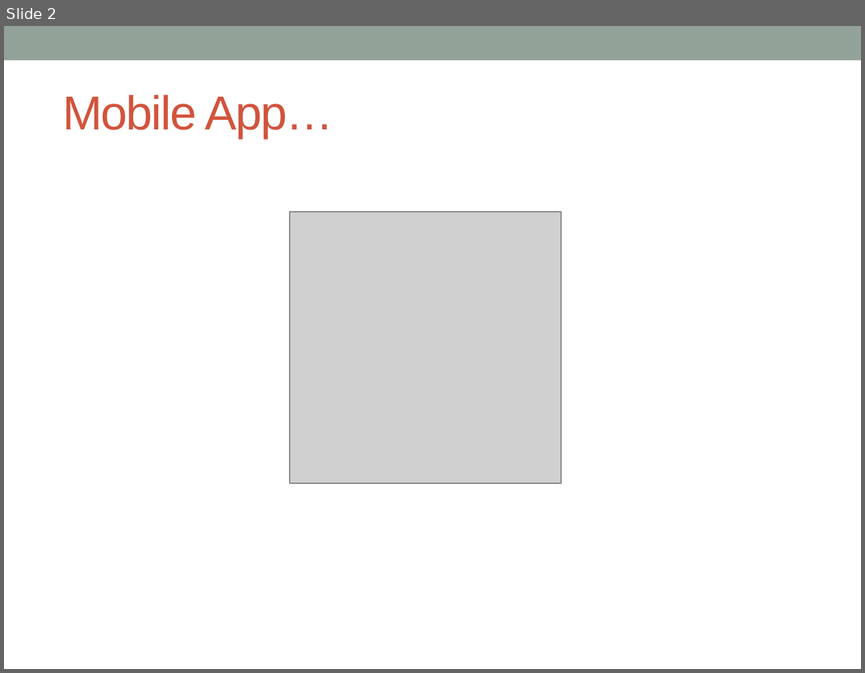
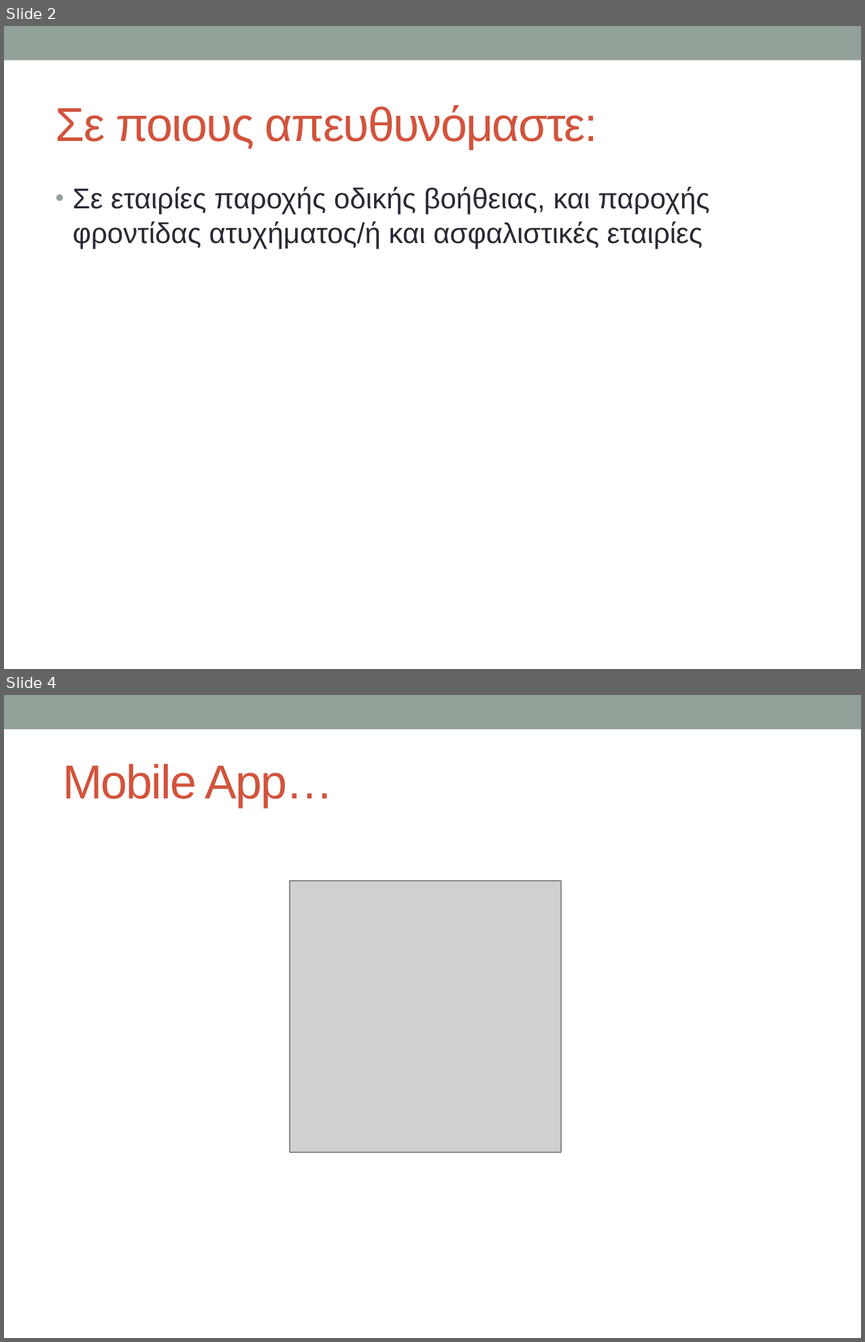
Before and after one commit to crowdhackathon-insurance2/PSL, a slide deck: PSL (1).pptx. Shown one above the other, each under a label of ours: slide 2 before the commit, slides 2 and 4 after it; the slides between them are not shown. The pictures are 865x673 and 865x1342 pixels, drawn with LibreOffice and Linux fonts; fonts in the diff are those of the drawing; grey boxes stand for pictures. Boxes give left, top, right and bottom in pixels: in the first picture for what was removed or moved away, otherwise in the second. Text is boxed around its words. In the diff, an @@ line names an element or a change of style, - is before the commit and + after.

```diff
--- a/PSL (1).pptx
+++ b/PSL (1).pptx
@@ slide 2 added at bbox=[4, 26, 861, 669], background #FFFFFF; not listed: 1 template element that a slide beside it also shows @@
@@ title added at bbox=[56, 105, 598, 150], 40 pt, text #D2533C @@
+Σε ποιους απευθυνόμαστε:
@@ text added at bbox=[73, 186, 709, 248], 24 pt, text #292934 @@
+• Σε εταιρίες παροχής οδικής βοήθειας, και παροχής φροντίδας ατυχήματος/ή και ασφαλιστικές εταιρίες
@@ what was slide 2 is now slide 4 @@
```
Also in this commit, not shown: 4 slides changed, 1 slide removed.
